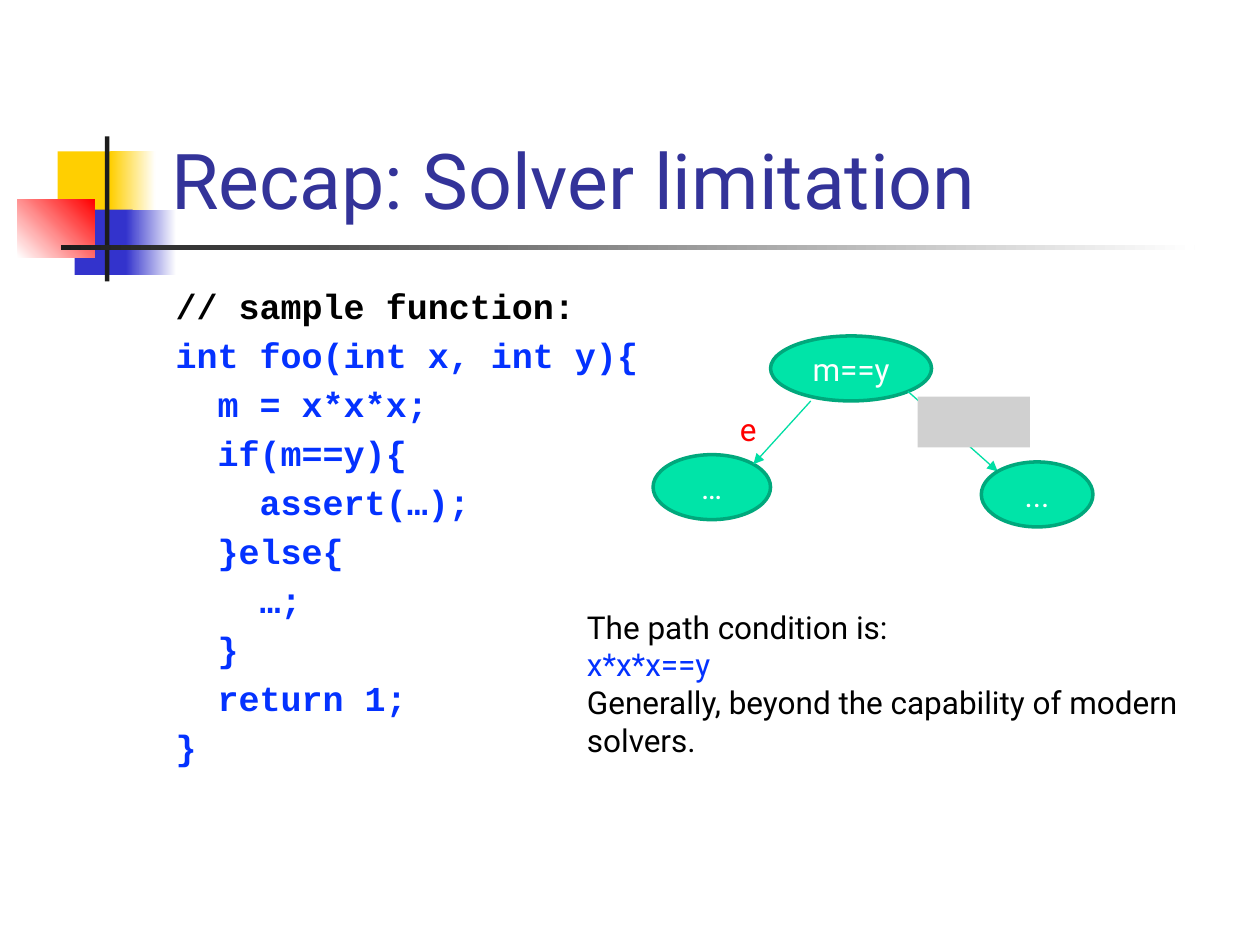
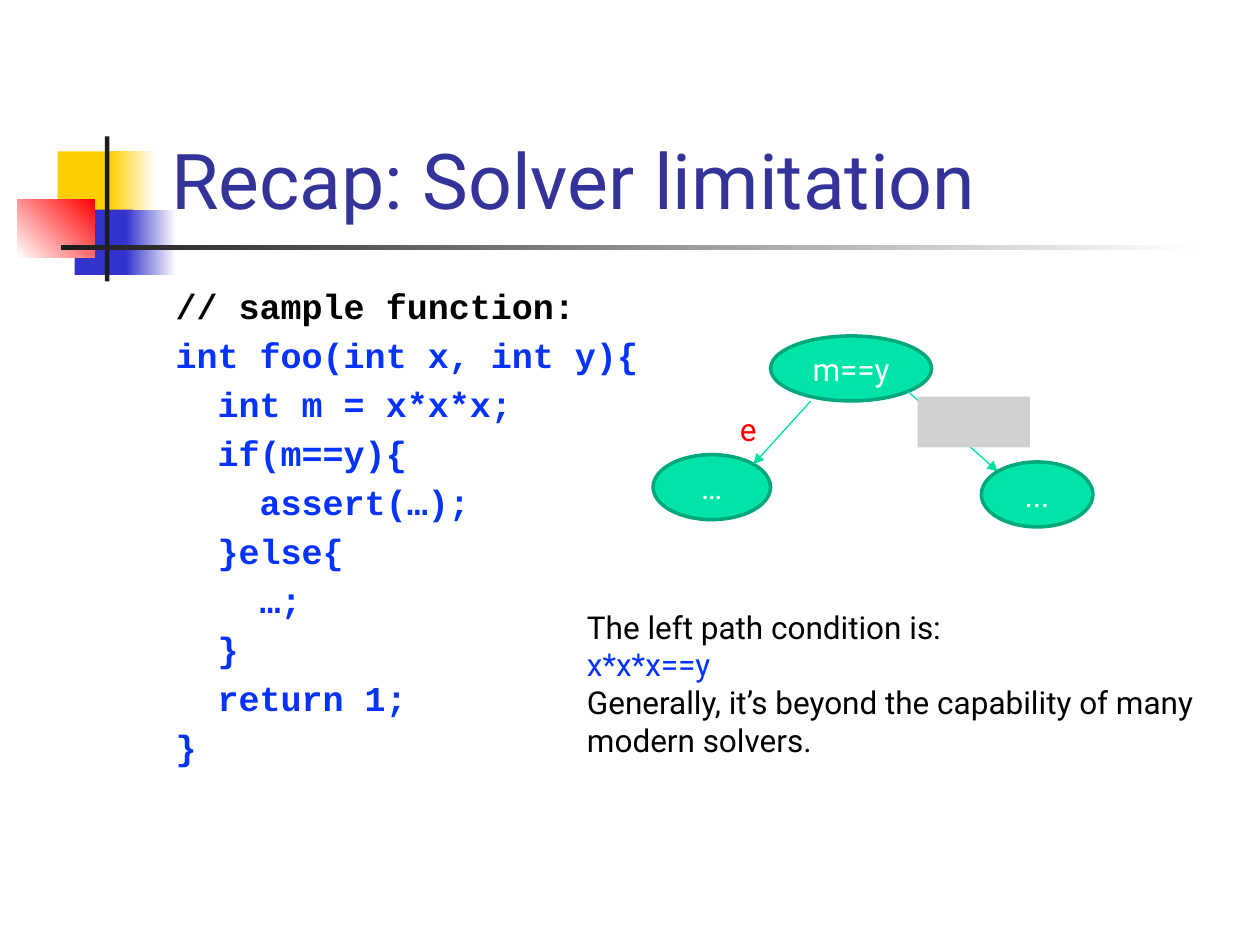
Before and after one commit to csslab-ustc/csslab-ustc.github.io, a slide deck: slide 5 of courses/theory/2022-spring/slides/lec18-concolic.pptx. Drawn at 1260x945 pixels with LibreOffice and Linux fonts; fonts in the diff are those of the drawing; grey boxes stand for pictures. Boxes give left, top, right and bottom in pixels: in the first picture for what was removed or moved away, otherwise in the second. Text is boxed around its words. In the diff, an @@ line names an element or a change of style, - is before the commit and + after.

```diff
--- a/courses/theory/2022-spring/slides/lec18-concolic.pptx
+++ b/courses/theory/2022-spring/slides/lec18-concolic.pptx
@@ text at (x1=218, y1=392, x2=512, y2=424): text changed @@
-m = x*x*x;
+int m = x*x*x;
@@ text at (x1=587, y1=615, x2=941, y2=646): text changed @@
-The path condition is:
+The left path condition is:
@@ text at (x1=587, y1=690, x2=1193, y2=753): text changed @@
-Generally, beyond the capability of modern solvers.
+Generally, it’s beyond the capability of many modern solvers.
```
Also in this commit, not shown: 11 other slides changed, 2 other files.
